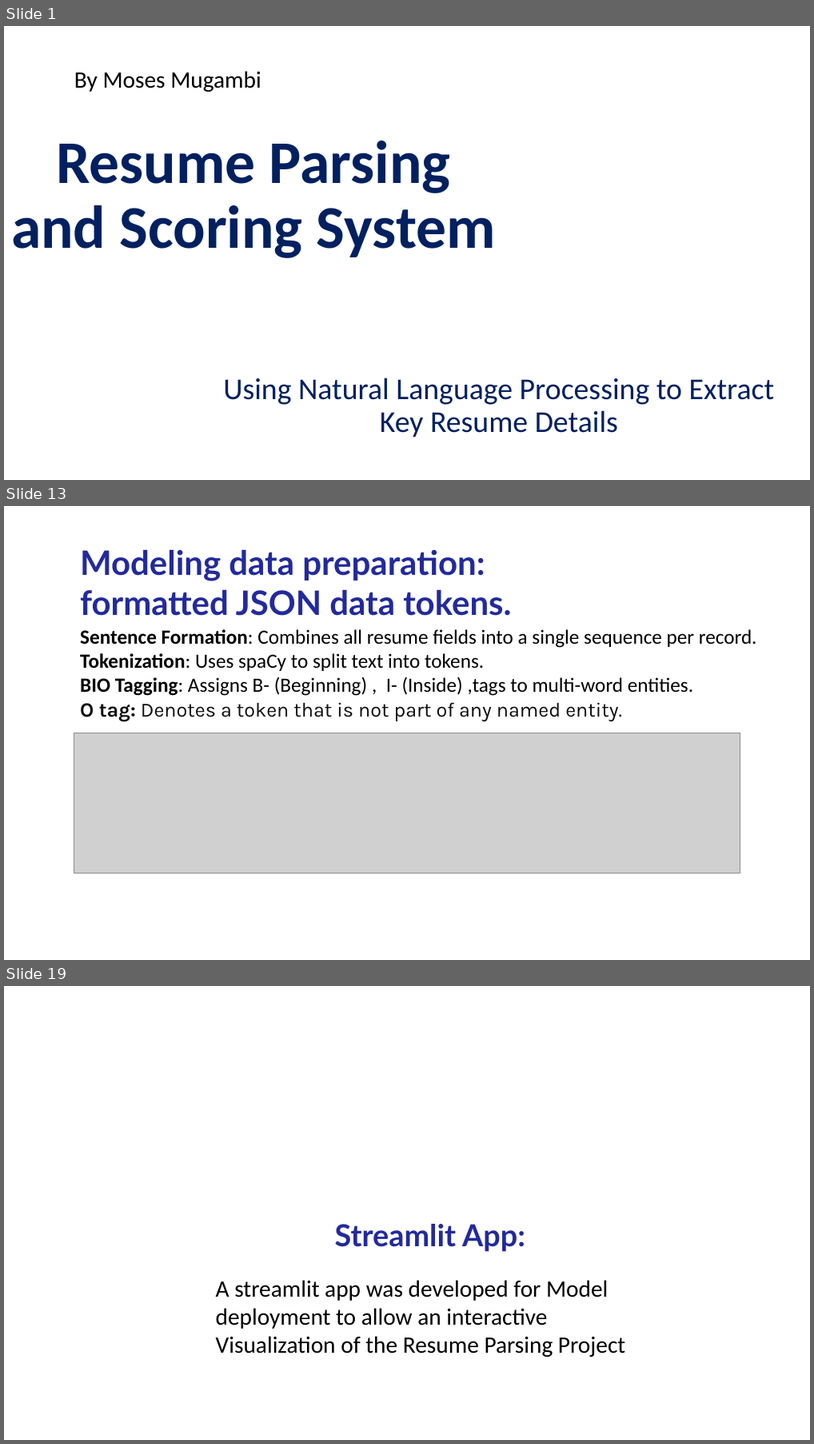
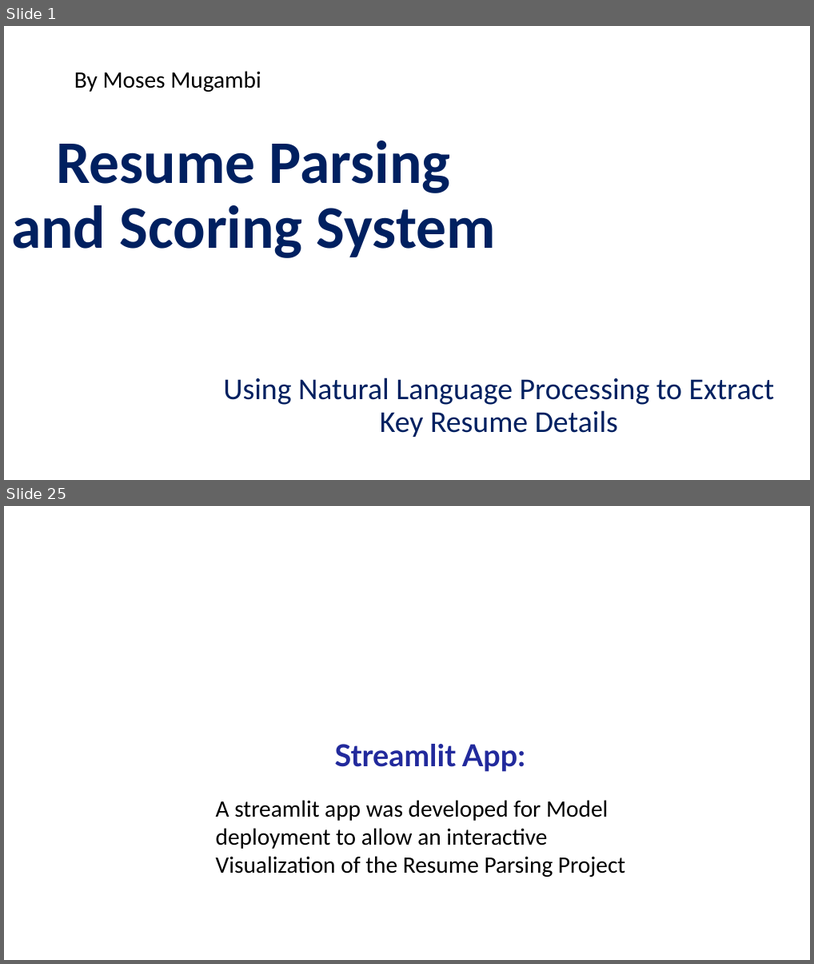
Before and after one commit to mk7890/Resume-Parsing-System, a slide deck: ResumeParserSystem_Presentation.pptx. Shown one above the other, each under a label of ours: slides 1, 13 and 19 before the commit, slides 1 and 25 after it; the slides between them are not shown. The pictures are 814x1444 and 814x964 pixels, drawn with LibreOffice and Linux fonts; fonts in the diff are those of the drawing; grey boxes stand for pictures; background and template pictures are left out. Boxes give left, top, right and bottom in pixels: in the first picture for what was removed or moved away, otherwise in the second. Text is boxed around its words. In the diff, an @@ line names an element or a change of style, - is before the commit and + after.

```diff
--- a/ResumeParserSystem_Presentation.pptx
+++ b/ResumeParserSystem_Presentation.pptx
@@ slide 13 removed at <box>4,506,810,960</box>, background picture (left out) @@
@@ text removed at <box>80,549,511,616</box> @@
-Modeling data preparation: formatted JSON data tokens.
@@ text removed at <box>80,629,758,721</box> @@
-Sentence Formation: Combines all resume fields into a single sequence per record.
-Tokenization: Uses spaCy to split text into tokens.
-BIO Tagging: Assigns B- (Beginning) , I- (Inside) ,tags to multi-word entities.
-O tag: Denotes a token that is not part of any named entity.
@@ picture removed at <box>74,733,740,872</box> @@
@@ what was slide 19 is now slide 25 @@
```
Also in this commit, not shown: 9 slides changed, 16 slides added, 9 other slides removed.
